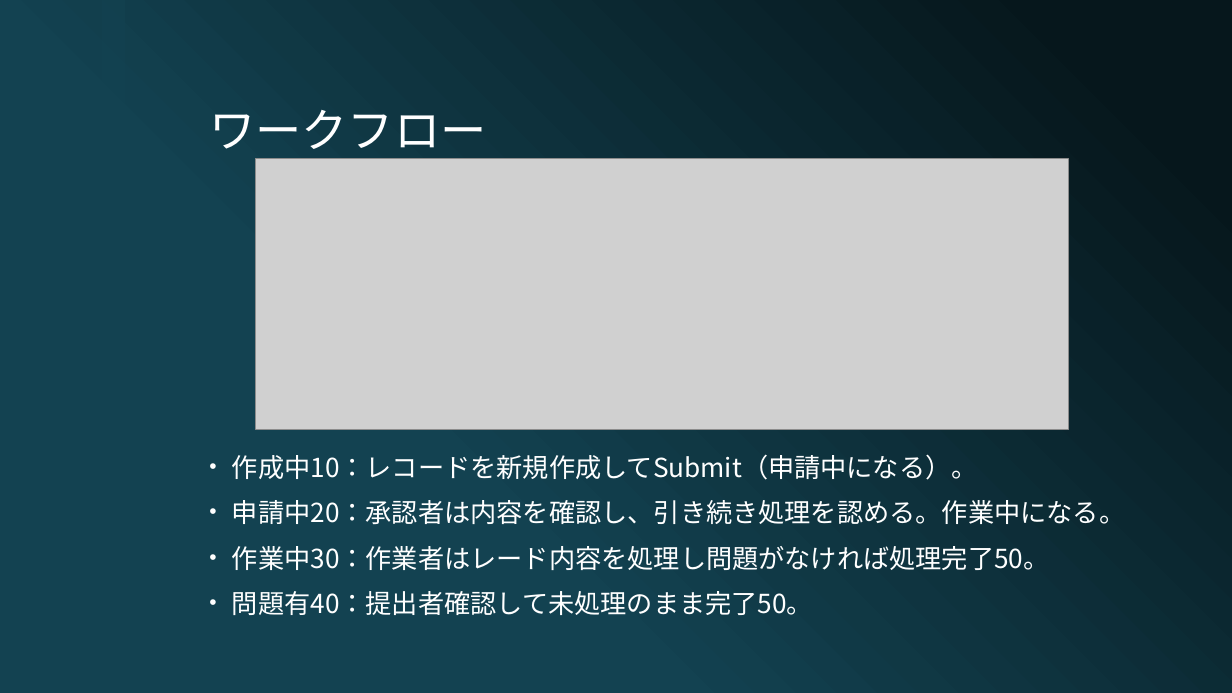
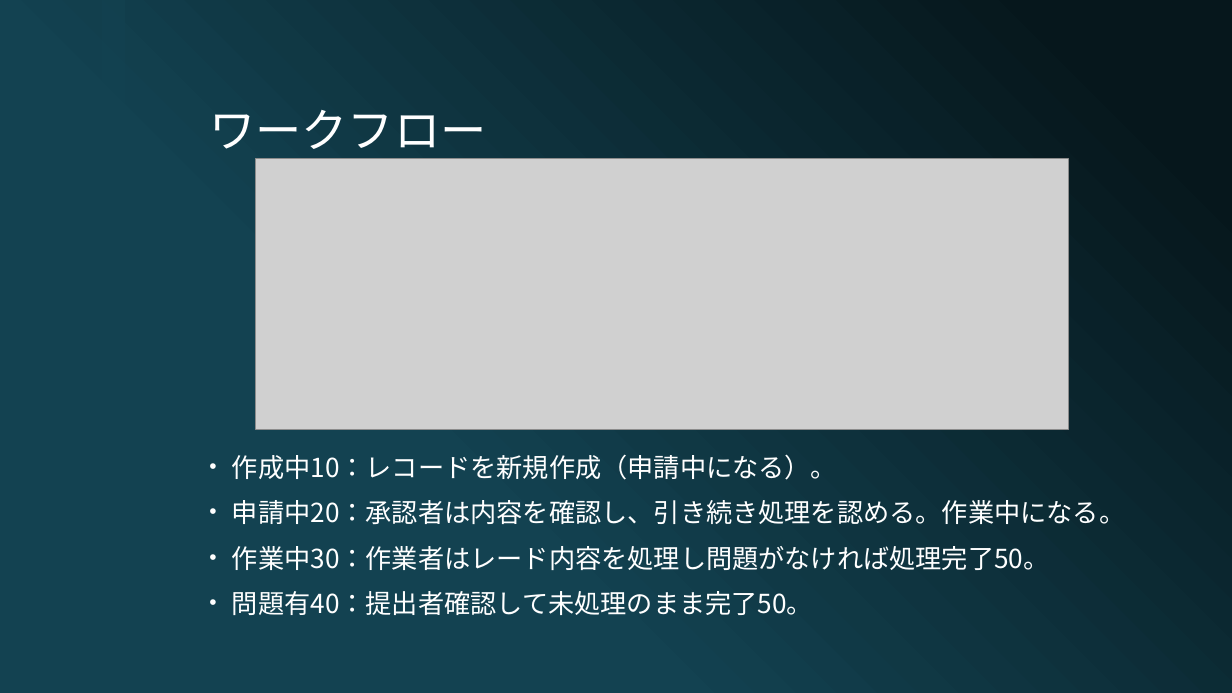
Before and after one commit to ChivasTang/fs-sn, a slide deck: slide 7 of ServiceNow.pptx. Drawn at 1232x693 pixels with LibreOffice and Linux fonts; fonts in the diff are those of the drawing; grey boxes stand for pictures; background and template pictures are left out. Boxes give left, top, right and bottom in pixels: in the first picture for what was removed or moved away, otherwise in the second. Text is boxed around its words. In the diff, an @@ line names an element or a change of style, - is before the commit and + after.

```diff
--- a/ServiceNow.pptx
+++ b/ServiceNow.pptx
@@ text at (232,454,837,480): text changed @@
-• 作成中10：レコードを新規作成してSubmit（申請中になる）。
+• 作成中10：レコードを新規作成（申請中になる）。
```
Also in this commit, not shown: 1 slide added, 1 slide removed, 2 other files.
